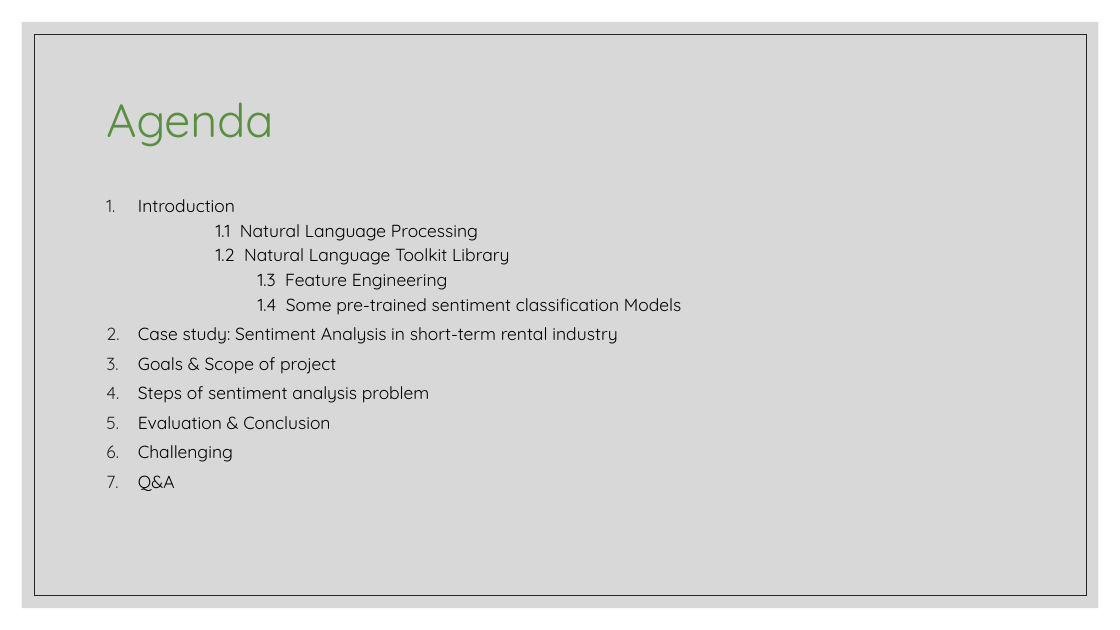
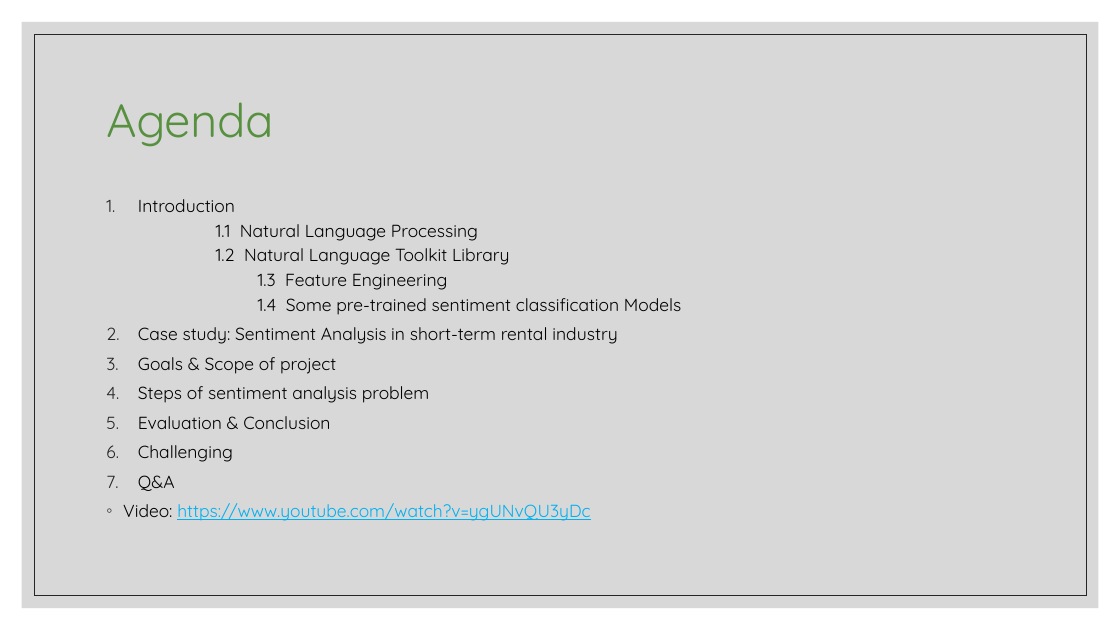
Before and after one commit to teresabui/NLP, a slide deck: slide 2 of Customer_Sentiment_Analysis_in_short_term_rental_industry/DAB402_CapstoneProject_FinalPresentation.pptx. Drawn at 1120x630 pixels with LibreOffice and Linux fonts; fonts in the diff are those of the drawing. Boxes give left, top, right and bottom in pixels: in the first picture for what was removed or moved away, otherwise in the second. Text is boxed around its words. In the diff, an @@ line names an element or a change of style, - is before the commit and + after.

Commit message:
Final Presentation File

```diff
--- a/Customer_Sentiment_Analysis_in_short_term_rental_industry/DAB402_CapstoneProject_FinalPresentation.pptx
+++ b/Customer_Sentiment_Analysis_in_short_term_rental_industry/DAB402_CapstoneProject_FinalPresentation.pptx
@@ text at [123, 503, 590, 521]: paragraph added @@
+◦ Video: https://www.youtube.com/watch?v=ygUNvQU3yDc
```
